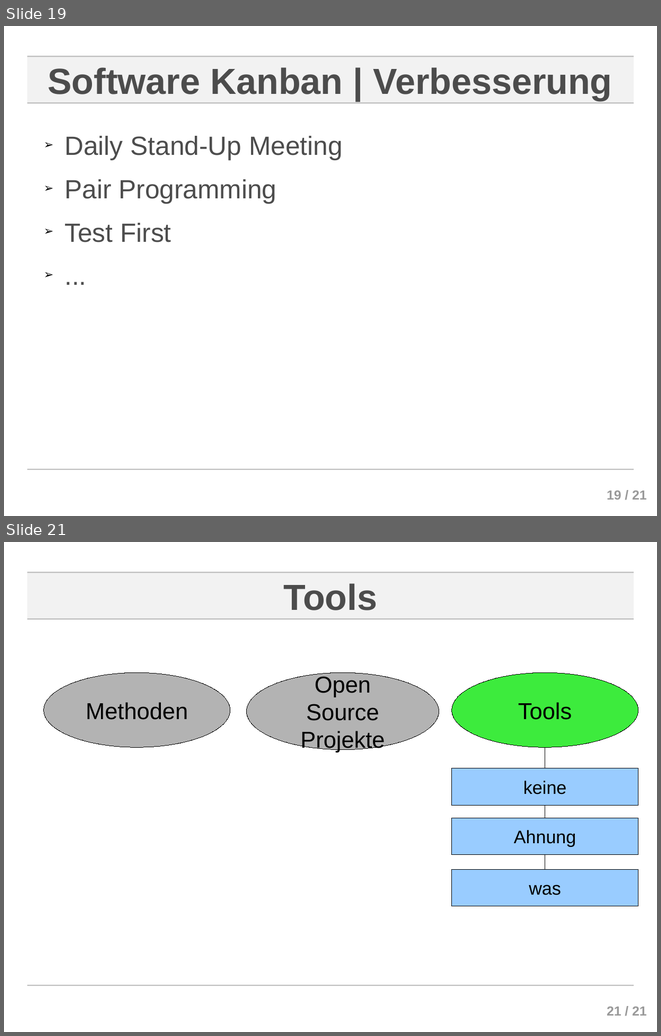
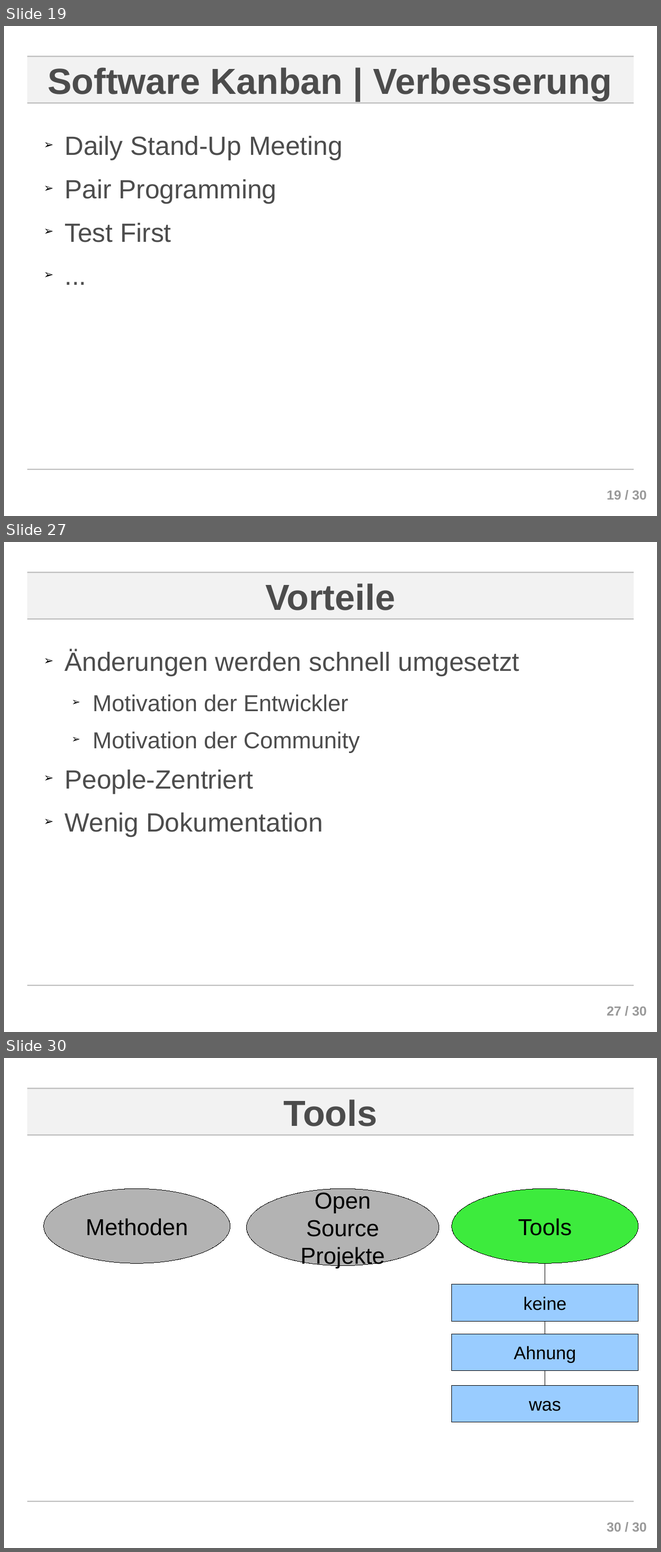
Before and after one commit to ChornHulio/sweSeminar, a slide deck: presentation/Agile Softwareentwicklung.odp. Shown one above the other, each under a label of ours: slides 19 and 21 before the commit, slides 19, 27 and 30 after it; the slides between them are not shown. The pictures are 661x1036 and 661x1552 pixels, drawn with LibreOffice and Linux fonts; fonts in the diff are those of the drawing; background and template pictures are left out. Boxes give left, top, right and bottom in pixels: in the first picture for what was removed or moved away, otherwise in the second. Text is boxed around its words. In the diff, an @@ line names an element or a change of style, - is before the commit and + after.

```diff
--- a/presentation/Agile Softwareentwicklung.odp
+++ b/presentation/Agile Softwareentwicklung.odp
@@ slide 27 added at box(4, 542, 657, 1032), background #FFFFFF; not listed: 5 template elements that a slide beside it also shows @@
@@ title added at box(265, 583, 395, 610), 44 pt, text #4C4C4C, bold @@
+Vorteile
@@ text added at box(64, 650, 520, 837), 32 pt, text #4C4C4C @@
+➢ Änderungen werden schnell umgesetzt
+  ➢ Motivation der Entwickler
+  ➢ Motivation der Community
+➢ People-Zentriert
+➢ Wenig Dokumentation
@@ page number at box(607, 490, 647, 499): text changed @@
-19 / 21
+19 / 30
@@ what was slide 21 is now slide 30 @@
@@ page number at box(607, 1522, 647, 1531): text changed @@
-21 / 21
+30 / 30
```
Also in this commit, not shown: 1 slide changed, 8 other slides added.
